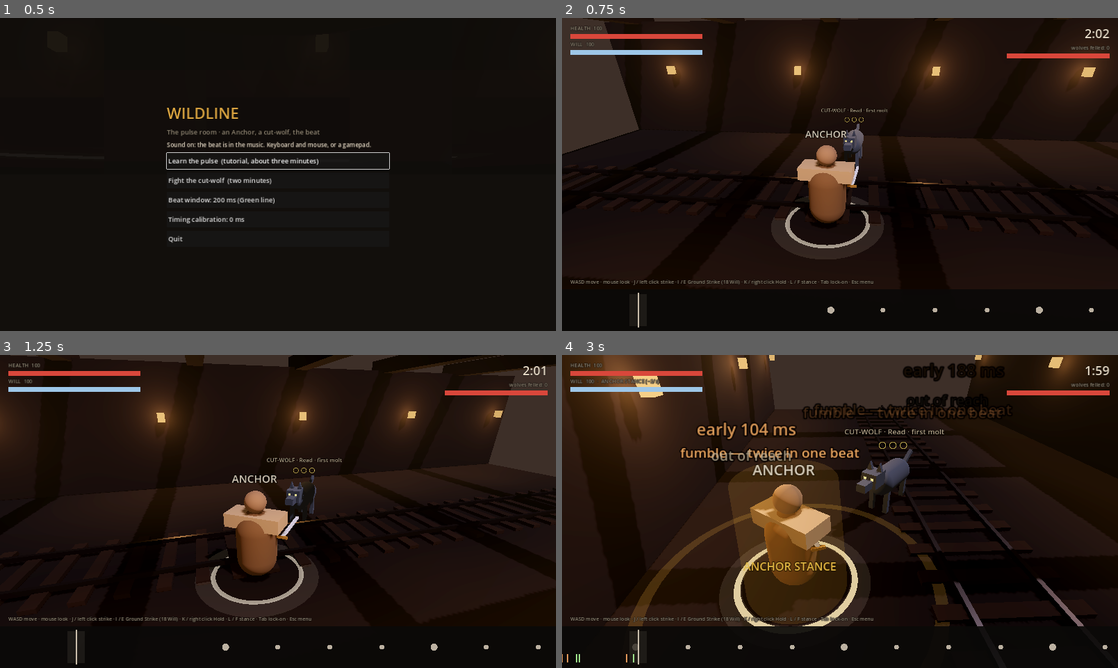
Above: before the commit, frames 1-4 (two rows, left to right).
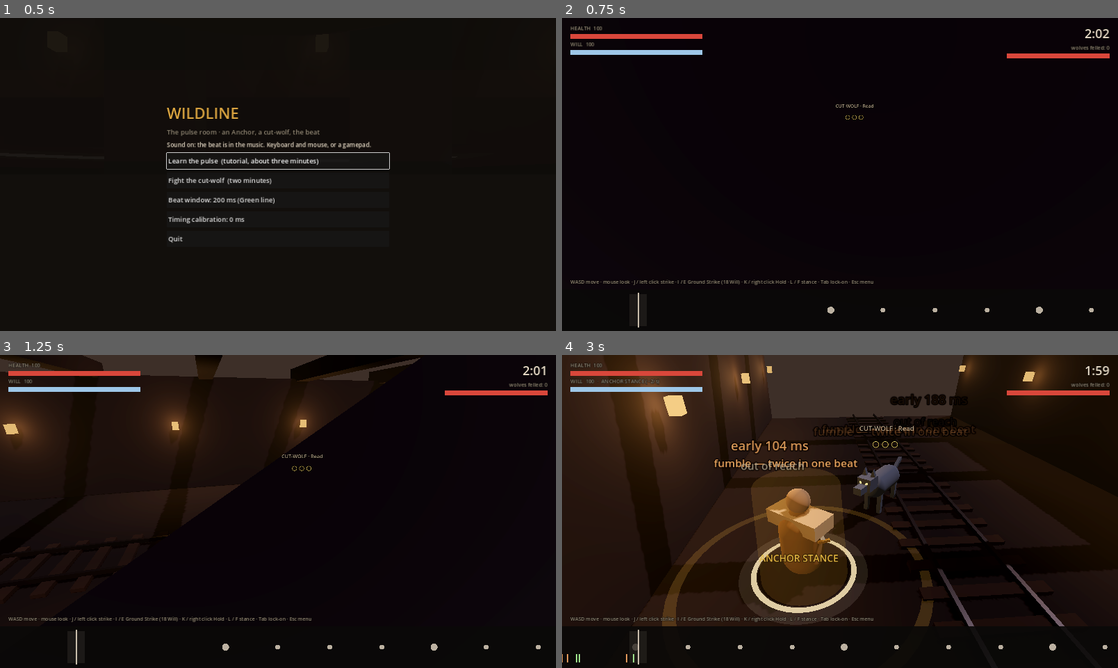
Above: after the commit, the same moments.

Repository: zglennon41-ctrl/Game-dev
Game: Godot game, scene res://game/scenes/main.tscn
Two runs of this game, one before a commit and one after it. Both use one fixed random seed, a clock stepped at 60 frames per second and the inputs below.
Inputs (mouse positions are in pixels of both pictures, inside the frame that each line leads up to):
- Up to frame 1 (0.5 s): no input
- Up to frame 2 (0.75 s): click "Fight the cut-wolf (two minut…" at 0.5 s
- Up to frame 3 (1.25 s): no input
- Up to frame 4 (3 s): move the mouse to (867, 511) at 1.27 s; hold Tab (lock_on) 1.28-2.03 s; hold W (move_up) from 1.28 s (still down); click (867, 511) at 1.42 s; tap Space at 1.52, 2.27 s; tap L (stance) at 1.55, 2.1 s; move the mouse to (812, 511) at 2.02 s; click (812, 511) at 2.17 s; tap J (strike) at 2.3, 2.85 s; move the mouse to (851, 505) at 2.77 s; hold Tab (lock_on) from 2.78 s (still down); click (851, 505) at 2.92 s

Frame 1 is identical in both runs. In frame 2, 25% of the frame differs, in the area x 0-100%, y 0-78%; in frame 3, 19%; in frame 4, 18%.

Commit message:
Web build of the 3D pulse room, camera and label polish, bot timing for slow frames
- tools/build-web.sh: export for the web and package for a link
- Lock-on camera pulled back and over the shoulder; the Anchor's own label hidden
- The auto-player acts on the first frame inside the beat window

Co-Authored-By: Claude Opus 5.5 <noreply@anthropic.com>
Claude-Session: https://claude.ai/code/session_01XKntTyvW34zzsoDaMPyZM1

Diff:
--- a/game/scripts/main.gd
+++ b/game/scripts/main.gd
@@ -122,7 +122,7 @@
 		tutorial = null
 		hud.set_prompt("", "")
 		hud.set_prompt_status("", "")
-		fight_end = pulse.t0 + float(Data.room["sessionSeconds"])
+		fight_end = pulse.t0 + float(_args.get("session", Data.room["sessionSeconds"]))
 	world.draw(fight, 0.0, 0.016, Vector2.ZERO)
 	world.snap_camera()
 
@@ -266,7 +266,8 @@
 	var t := pulse.now()
 	var k := roundi((t - fight.t0) / fight.period)
 	var to_beat := fight.beat_time(k) - t
-	if k <= _bot_last_beat or to_beat > 0.006 or to_beat < -0.03:
+	# Act on the first frame inside the window around beat k (frames can be slow off-screen).
+	if k <= _bot_last_beat or to_beat > 0.004 or to_beat < -0.07:
 		return
 	_bot_last_beat = k
 	var step := tutorial.i if tutorial else 99
--- a/game/scripts/world.gd
+++ b/game/scripts/world.gd
@@ -268,10 +268,10 @@
 		_wolf.add_child(l)
 	_wolf_label.font_size = 34
 	_wolf_label.modulate = C_DIM
-	_wolf_label.position = Vector3(0, 1.9, 0)
+	_wolf_label.position = Vector3(0, 2.25, 0)
 	_wolf_pips.font_size = 44
 	_wolf_pips.modulate = C_STAGGER
-	_wolf_pips.position = Vector3(0, 1.6, 0)
+	_wolf_pips.position = Vector3(0, 1.85, 0)
 
 # --- Feedback ---------------------------------------------------------------
 
@@ -402,7 +402,7 @@
 	_guard.visible = f.p_guard
 	_aura.visible = f.p_stance
 	_player_body_mat.albedo_color = Color(0.25, 0.2, 0.16) if f.p_down else (C_PLAYER.lerp(C_STANCE, 0.25) if f.p_stance else C_PLAYER)
-	_player_label.text = "DOWN" if f.p_down else ("ANCHOR · fainted" if f.p_fainted else "ANCHOR")
+	_player_label.text = "DOWN" if f.p_down else ("FAINTED" if f.p_fainted else "")
 	_swing = maxf(0.0, _swing - dt * 6.0)
 	_saber.rotation.y = lerpf(0.0, 1.6, sin(_swing * PI)) if _swing > 0.0 else 0.0
 
@@ -459,13 +459,12 @@
 		_wolf_mat.transparency = BaseMaterial3D.TRANSPARENCY_ALPHA if mode == "down" else BaseMaterial3D.TRANSPARENCY_DISABLED
 		_wolf_mat.emission_energy_multiplier = 2.5 * glow
 		_wolf.scale = Vector3(1, 0.4, 1) if mode == "down" else Vector3.ONE
-		var molt := "first molt"
 		var state := ""
 		match mode:
 			"stagger": state = " · STAGGERED"
 			"windup": state = " · winding up"
 			"down": state = " · down"
-		_wolf_label.text = "%s · %s · %s%s" % [String(f.beast["name"]).to_upper(), String(f.beast["shape"]).capitalize(), molt, state]
+		_wolf_label.text = "%s · %s%s" % [String(f.beast["name"]).to_upper(), String(f.beast["shape"]).capitalize(), state]
 		var pips := ""
 		for i in f.breaks.needed:
 			pips += "● " if i < f.breaks.count else "○ "
@@ -496,7 +495,7 @@
 		to_w = to_w.normalized()
 		cam_yaw = atan2(-to_w.x, -to_w.z)
 		var side := Vector3(-to_w.z, 0, to_w.x)
-		want = _last_p - to_w * 4.6 + side * 1.5 + Vector3(0, 3.4, 0)
+		want = _last_p - to_w * 5.6 + side * 1.9 + Vector3(0, 3.9, 0)
 		focus = _last_p.lerp(_last_w, 0.6) + Vector3(0, 0.7, 0)
 	else:
 		cam_yaw -= cam_input.x * dt * 2.6
Not shown, added: tools/.gdignore
Not shown, added: tools/build-web.sh
